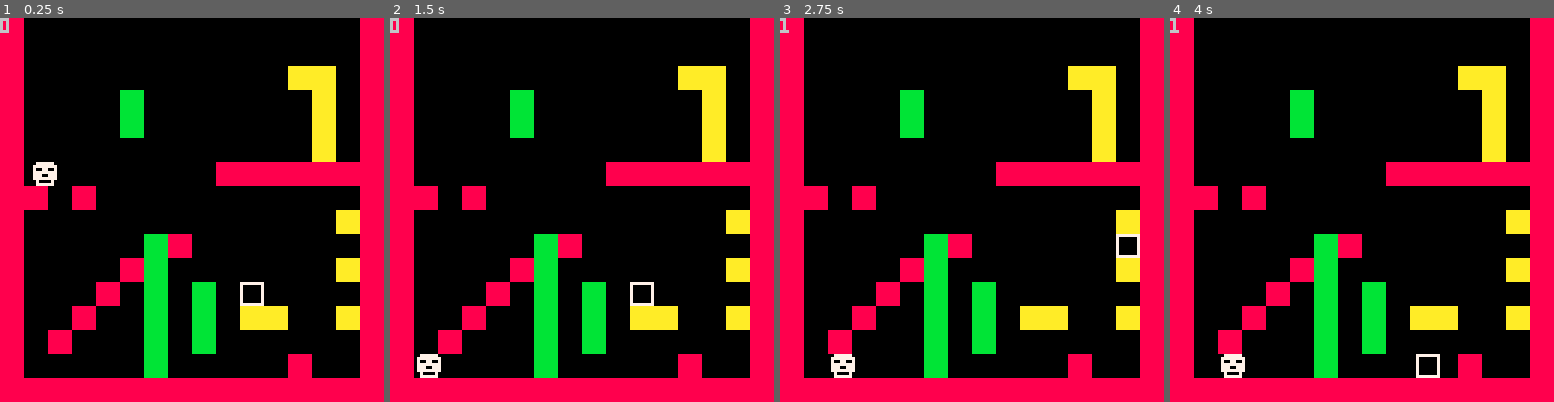
Above: before the commit, frames 1-4 (left to right).
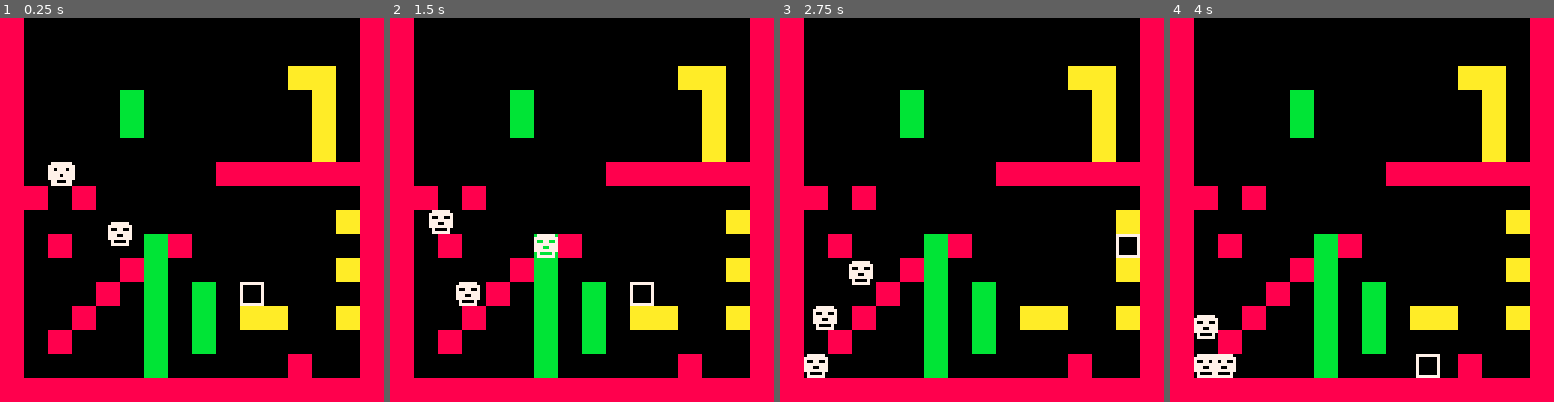
Above: after the commit, the same moments.

Repository: mRamiroGonzalez/pico8-platformer-engine-dd
Game: PICO-8 cartridge engine.p8
The game is run twice, just before and just after one commit, with the same random seed, the same clock (stepped at 60 frames per second) and the same inputs.
Inputs:
- Up to frame 1 (0.25 s): no input
- Up to frame 2 (1.5 s): tap X (X key) at 0.33, 1.07 s; tap O (Z key) at 0.7 s
- Up to frame 3 (2.75 s): hold Right 1.6-2.1 s; tap O (Z key) at 1.7, 2.1, 2.5 s; tap X (X key) at 1.85 s; hold Up 2.15-2.42 s; hold Right from 2.47 s (still down)
- Up to frame 4 (4 s): tap O (Z key) at 2.9, 3.3, 3.7 s; tap X (X key) at 2.97 s; release Right at 3.03 s; hold Left 3.08-3.58 s; hold Down 3.63-3.97 s

The runs differ from the first frame. In frame 1, 1.2% of the frame differs, in the area x 0-35%, y 0-63%; in frame 2, 1.6%, in the area x 0-44%, y 0-94%; in frame 3, 1.6%; in frame 4, 1.3%.

Commit message:
add basic hit detection between bad guys and player shots

Diff:
--- a/engine.p8
+++ b/engine.p8
@@ -1,18 +1,35 @@
 pico-8 cartridge // http://www.pico-8.com
 version 8
 __lua__
-function badguy_init()
+function badguys_init()
+badguys = {}
+end
+
+function badguy_create(bx, by)
 b = {
-x = 10,
-y = 20,
+x = bx,
+y = by,
 dx = 0,
 dy = 0,
 facing = 1,
 shots = {}
 }
-end
-
-function badguy_update_position()
+return b
+end
+
+function badguys_create()
+add(badguys, badguy_create(10, 20))
+add(badguys, badguy_create(20, 30))
+add(badguys, badguy_create(30, 40))
+end
+
+function badguys_update_position()
+for b in all(badguys) do
+badguy_update_position(b)
+end
+end
+
+function badguy_update_position(b)
 b.y += b.dy
 b.dx = (rnd(2) - 1)*4
 if b.dx > 0 then b.facing = 1 end
@@ -23,7 +40,13 @@
 badguy_update_gravity(b)
 end
 
-function badguy_draw()
+function badguys_draw()
+for b in all(badguys) do
+badguy_draw(b)
+end
+end
+
+function badguy_draw(b)
 spr(32, b.x, b.y, 1, 1)
 end
 
@@ -92,7 +115,20 @@
 else return btn(5) end
 end
 function print_log()
-print(b.dy)
+end
+function shots_collide_badguys(shots, badguys)
+for b in all(badguys) do
+for s in all(shots) do
+if collision_shot_badguy(s, b) then
+del(shots, s)
+del(badguys, b)
+end
+end
+end
+end
+
+function collision_shot_badguy(s, b)
+return (abs(s.x + 3 - b.x) < 4) and (abs(s.y + 3 - b.y) < 4)
 end
 function map_draw()
 map(0,0,0,0,16,16)
@@ -254,7 +290,7 @@
 mir_x = mir_x,
 gravity = 0,
 speed = 5,
-dist_left = 50
+dist_left = 300
 }
 return s
 end
@@ -303,7 +339,8 @@
 function _init()
 constants_init()
 player_init()
-badguy_init()
+badguys_init()
+badguys_create()
 end
 
 function _draw()
@@ -312,13 +349,14 @@
 print_log()
 player_draw()
 player_shots_draw()
-badguy_draw()
+badguys_draw()
 end
 
 function _update()
 player_update_position()
 player_update_shots()
-badguy_update_position()
+badguys_update_position()
+shots_collide_badguys(p.shots, badguys)
 end
 __gfx__
 7777777788888888aaaaaaaabbbbbbbbcccccccc0000000000000000000000000000000000000000000000000000000000000000000000000000000000000000
@@ -454,21 +492,21 @@
 0001020400000000000000000000000000000002000000000000000000000000000000000000000000000000000000000000000000000000000000000000000000000000000000000000000000000000000000000000000000000000000000000000000000000000000000000000000000000000000000000000000000000000
 0000000000000000000000000000000000000000000000000000000000000000000000000000000000000000000000000000000000000000000000000000000000000000000000000000000000000000000000000000000000000000000000000000000000000000000000000000000000000000000000000000000000000000
 __map__
-0105050505050505050505050505050100000000000000000000000000000000000000000000000000000000000000000000000000000000000000000000000000000000000000000000000000000000000000000000000000000000000000000000000000000000000000000000000000000000000000000000000000000000
-0105050505050505050505050505050100000000000000000000000000000000000000000000000000000000000000000000000000000000000000000000000000000000000000000000000000000000000000000000000000000000000000000000000000000000000000000000000000000000000000000000000000000000
-0105050505050505050505050202050100000000000000000000000000000000000000000000000000000000000000000000000000000000000000000000000000000000000000000000000000000000000000000000000000000000000000000000000000000000000000000000000000000000000000000000000000000000
-0105050505030505050505050502050100000000000000000000000000000000000000000000000000000000000000000000000000000000000000000000000000000000000000000000000000000000000000000000000000000000000000000000000000000000000000000000000000000000000000000000000000000000
-0105050505030505050505050502050100000000000000000000000000000000000000000000000000000000000000000000000000000000000000000000000000000000000000000000000000000000000000000000000000000000000000000000000000000000000000000000000000000000000000000000000000000000
-0105050505050505050505050502050100000000000000000000000000000000000000000000000000000000000000000000000000000000000000000000000000000000000000000000000000000000000000000000000000000000000000000000000000000000000000000000000000000000000000000000000000000000
-0105050505050505050101010101010100000000000000000000000000000000000000000000000000000000000000000000000000000000000000000000000000000000000000000000000000000000000000000000000000000000000000000000000000000000000000000000000000000000000000000000000000000000
-0101050105050505050505050505050100000000000000000000000000000000000000000000000000000000000000000000000000000000000000000000000000000000000000000000000000000000000000000000000000000000000000000000000000000000000000000000000000000000000000000000000000000000
-0105050505050505050505050505020100000000000000000000000000000000000000000000000000000000000000000000000000000000000000000000000000000000000000000000000000000000000000000000000000000000000000000000000000000000000000000000000000000000000000000000000000000000
-0105050505050301050505050505050100000000000000000000000000000000000000000000000000000000000000000000000000000000000000000000000000000000000000000000000000000000000000000000000000000000000000000000000000000000000000000000000000000000000000000000000000000000
-0105050505010305050505050505020100000000000000000000000000000000000000000000000000000000000000000000000000000000000000000000000000000000000000000000000000000000000000000000000000000000000000000000000000000000000000000000000000000000000000000000000000000000
-0105050501050305030505050505050100000000000000000000000000000000000000000000000000000000000000000000000000000000000000000000000000000000000000000000000000000000000000000000000000000000000000000000000000000000000000000000000000000000000000000000000000000000
-0105050105050305030502023005020100000000000000000000000000000000000000000000000000000000000000000000000000000000000000000000000000000000000000000000000000000000000000000000000000000000000000000000000000000000000000000000000000000000000000000000000000000000
-0105010505050305030505050505050100000000000000000000000000000000000000000000000000000000000000000000000000000000000000000000000000000000000000000000000000000000000000000000000000000000000000000000000000000000000000000000000000000000000000000000000000000000
-0105050505050305050505050105050100000000000000000000000000000000000000000000000000000000000000000000000000000000000000000000000000000000000000000000000000000000000000000000000000000000000000000000000000000000000000000000000000000000000000000000000000000000
+013f3f3f3f3f3f3f3f3f3f3f3f3f3f0100000000000000000000000000000000000000000000000000000000000000000000000000000000000000000000000000000000000000000000000000000000000000000000000000000000000000000000000000000000000000000000000000000000000000000000000000000000
+013f3f3f3f3f3f3f3f3f3f3f3f3f3f0100000000000000000000000000000000000000000000000000000000000000000000000000000000000000000000000000000000000000000000000000000000000000000000000000000000000000000000000000000000000000000000000000000000000000000000000000000000
+013f3f3f3f3f3f3f3f3f3f3f02023f0100000000000000000000000000000000000000000000000000000000000000000000000000000000000000000000000000000000000000000000000000000000000000000000000000000000000000000000000000000000000000000000000000000000000000000000000000000000
+013f3f3f3f033f3f3f3f3f3f3f023f0100000000000000000000000000000000000000000000000000000000000000000000000000000000000000000000000000000000000000000000000000000000000000000000000000000000000000000000000000000000000000000000000000000000000000000000000000000000
+013f3f3f3f033f3f3f3f3f3f3f023f0100000000000000000000000000000000000000000000000000000000000000000000000000000000000000000000000000000000000000000000000000000000000000000000000000000000000000000000000000000000000000000000000000000000000000000000000000000000
+013f3f3f3f3f3f3f3f3f3f3f3f023f0100000000000000000000000000000000000000000000000000000000000000000000000000000000000000000000000000000000000000000000000000000000000000000000000000000000000000000000000000000000000000000000000000000000000000000000000000000000
+013f3f3f3f3f3f3f3f0101010101010100000000000000000000000000000000000000000000000000000000000000000000000000000000000000000000000000000000000000000000000000000000000000000000000000000000000000000000000000000000000000000000000000000000000000000000000000000000
+010130013f3f3f3f3f3f3f3f3f3f3f0100000000000000000000000000000000000000000000000000000000000000000000000000000000000000000000000000000000000000000000000000000000000000000000000000000000000000000000000000000000000000000000000000000000000000000000000000000000
+013f3f3f3f3f3f3f3f3f3f3f3f3f020100000000000000000000000000000000000000000000000000000000000000000000000000000000000000000000000000000000000000000000000000000000000000000000000000000000000000000000000000000000000000000000000000000000000000000000000000000000
+01050105050503013f3f3f3f3f3f3f0100000000000000000000000000000000000000000000000000000000000000000000000000000000000000000000000000000000000000000000000000000000000000000000000000000000000000000000000000000000000000000000000000000000000000000000000000000000
+010505050501033f3f3f3f3f3f3f020100000000000000000000000000000000000000000000000000000000000000000000000000000000000000000000000000000000000000000000000000000000000000000000000000000000000000000000000000000000000000000000000000000000000000000000000000000000
+010505050105033f033f3f3f3f3f3f0100000000000000000000000000000000000000000000000000000000000000000000000000000000000000000000000000000000000000000000000000000000000000000000000000000000000000000000000000000000000000000000000000000000000000000000000000000000
+010505010505033f033f0202303f020100000000000000000000000000000000000000000000000000000000000000000000000000000000000000000000000000000000000000000000000000000000000000000000000000000000000000000000000000000000000000000000000000000000000000000000000000000000
+010501050505033f033f3f3f3f3f3f0100000000000000000000000000000000000000000000000000000000000000000000000000000000000000000000000000000000000000000000000000000000000000000000000000000000000000000000000000000000000000000000000000000000000000000000000000000000
+010505050505033f3f3f3f3f013f3f0100000000000000000000000000000000000000000000000000000000000000000000000000000000000000000000000000000000000000000000000000000000000000000000000000000000000000000000000000000000000000000000000000000000000000000000000000000000
 0101010101010101010101010101010100000000000000000000000000000000000000000000000000000000000000000000000000000000000000000000000000000000000000000000000000000000000000000000000000000000000000000000000000000000000000000000000000000000000000000000000000000000
 0000000000000000000000000000000000000000000000000000000000000000000000000000000000000000000000000000000000000000000000000000000000000000000000000000000000000000000000000000000000000000000000000000000000000000000000000000000000000000000000000000000000000000
 0000000000000000000000000000000000000000000000000000000000000000000000000000000000000000000000000000000000000000000000000000000000000000000000000000000000000000000000000000000000000000000000000000000000000000000000000000000000000000000000000000000000000000
--- a/src/debug-log.lua
+++ b/src/debug-log.lua
@@ -1,3 +1,2 @@
 function print_log()
- print(count(badguys))
 end
--- /dev/null
+++ b/src/entity-collisions.lua
@@ -0,0 +1,14 @@
+function shots_collide_badguys(shots, badguys)
+ for b in all(badguys) do
+  for s in all(shots) do
+   if collision_shot_badguy(s, b) then
+    del(shots, s)
+    del(badguys, b)
+   end
+  end
+ end
+end
+
+function collision_shot_badguy(s, b)
+ return (abs(s.x + 3 - b.x) < 4) and (abs(s.y + 3 - b.y) < 4)
+end
--- a/src/shot.lua
+++ b/src/shot.lua
@@ -8,7 +8,7 @@
   mir_x = mir_x,
   gravity = 0,
   speed = 5,
-  dist_left = 50
+  dist_left = 300
  }
  return s
 end
--- a/src/skeleton.lua
+++ b/src/skeleton.lua
@@ -18,4 +18,5 @@
  player_update_position()
  player_update_shots()
  badguys_update_position()
+ shots_collide_badguys(p.shots, badguys)
 end
